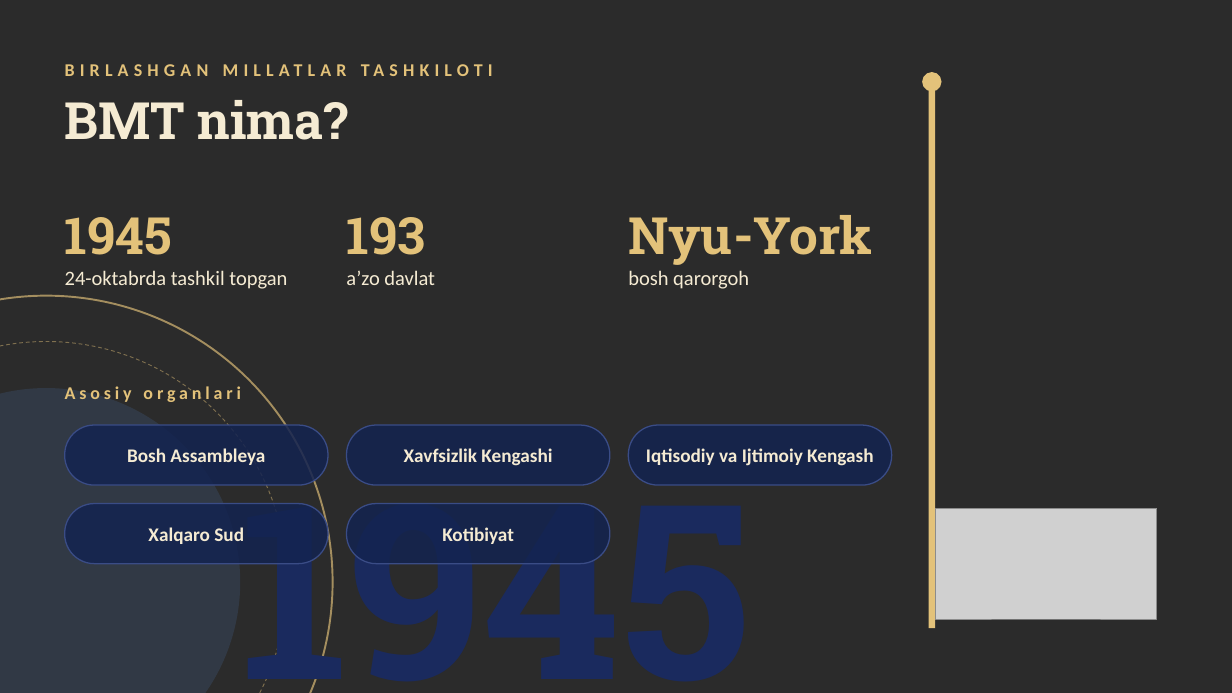
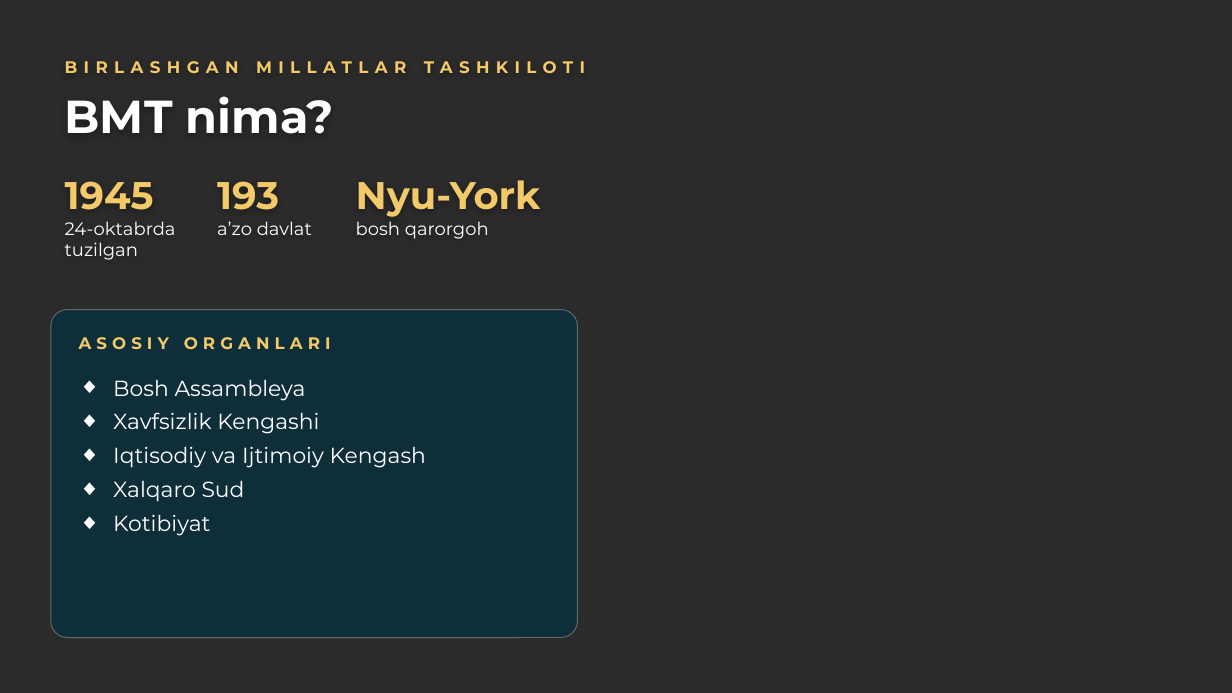
Before and after one commit to mmuhammadovv/mustaqil_ish_ay, a slide deck: slide 3 of alohida/BMT_himoya.pptx. Drawn at 1232x693 pixels with LibreOffice and Linux fonts; fonts in the diff are those of the drawing; grey boxes stand for pictures; background and template pictures are left out; a plain dark background stands for a picture behind light text. Boxes give left, top, right and bottom in pixels: in the first picture for what was removed or moved away, otherwise in the second. Text is boxed around its words. In the diff, an @@ line names an element or a change of style, - is before the commit and + after.

```diff
--- a/alohida/BMT_himoya.pptx
+++ b/alohida/BMT_himoya.pptx
@@ text "BIRLASHGAN MILLATLAR TASHKILOTI" at bbox=[65, 61, 585, 73]: size 14 to 13 pt, font Calibri to Montserrat, text colour #E3C27A to #F3C969, letter spacing 4 to 5 pt @@
@@ text "BMT nima?" at bbox=[65, 96, 334, 134]: size 40 to 36 pt, font Roboto Slab to Montserrat, text colour #F5EBD3 to #FFFFFF @@
@@ ellipse removed at bbox=[922, 72, 942, 91] @@
@@ rectangle removed at bbox=[929, 83, 935, 628] @@
@@ text "1945" at bbox=[65, 181, 176, 260]: vertical alignment middle to top @@
@@ text "1945": place and size @@
-text "1945" at bbox=[240, 456, 751, 693]
+text "1945" at bbox=[65, 181, 176, 260]
@@ text "193": place and size @@
-text "193" at bbox=[346, 217, 435, 285]
+text "193" at bbox=[217, 181, 312, 235]
@@ text "193" at bbox=[217, 181, 312, 235]: size 40 to 30 pt, font Roboto Slab to Montserrat, text colour #E3C27A to #F3C969 in "193"; size 16 to 14 pt, font Calibri to Montserrat, text colour #F5EBD3 to #FFFFFF in "aʼzo davlat" @@
@@ text "Nyu-York": place and size @@
-text "Nyu-York" at bbox=[628, 215, 872, 289]
+text "Nyu-York" at bbox=[356, 180, 541, 239]
@@ text "Nyu-York" at bbox=[356, 180, 541, 239]: size 40 to 30 pt, font Roboto Slab to Montserrat, text colour #E3C27A to #F3C969 in "Nyu-York"; size 16 to 14 pt, font Calibri to Montserrat, text colour #F5EBD3 to #FFFFFF in "bosh qarorgoh" @@
@@ text at bbox=[65, 181, 154, 210]: size 190 to 30 pt, font Roboto Slab to Montserrat, text colour #1A2A5E to #F3C969 in "1945" @@
@@ text at bbox=[65, 221, 176, 260]: paragraph added @@
+24-oktabrda tuzilgan
@@ text removed at bbox=[65, 217, 287, 289] @@
-1945
-24-oktabrda tashkil topgan
@@ ellipse removed at bbox=[0, 296, 333, 693] @@
@@ rounded rectangle added at bbox=[51, 310, 578, 638], fill #06303F at 78% opacity, outline #FFFFFF 0.75 pt @@
@@ ellipse removed at bbox=[0, 342, 287, 693] @@
@@ text at bbox=[79, 337, 331, 350]: text changed; size 14 to 13 pt; font Calibri to Montserrat; text colour #E3C27A to #F3C969 @@
-Asosiy organlari
+ASOSIY ORGANLARI
@@ text "ASOSIY ORGANLARI" at bbox=[79, 337, 331, 350]: vertical alignment middle to top @@
@@ ellipse removed at bbox=[0, 388, 240, 693] @@
@@ text added at bbox=[113, 379, 426, 536], 17 pt, text #FFFFFF @@
+◆ Bosh Assambleya
+◆ Xavfsizlik Kengashi
+◆ Iqtisodiy va Ijtimoiy Kengash
+◆ Xalqaro Sud
+◆ Kotibiyat
@@ rounded rectangle removed at bbox=[65, 425, 328, 485] @@
@@ text removed at bbox=[127, 448, 265, 465] @@
-Bosh Assambleya
@@ rounded rectangle removed at bbox=[347, 425, 610, 485] @@
@@ text removed at bbox=[404, 448, 552, 466] @@
-Xavfsizlik Kengashi
@@ rounded rectangle removed at bbox=[628, 425, 892, 485] @@
@@ text removed at bbox=[646, 448, 873, 466] @@
-Iqtisodiy va Ijtimoiy Kengash
@@ rounded rectangle removed at bbox=[65, 504, 328, 564] @@
@@ rounded rectangle removed at bbox=[347, 504, 610, 564] @@
@@ picture removed at bbox=[935, 508, 1157, 619] @@
@@ text removed at bbox=[148, 527, 244, 544] @@
-Xalqaro Sud
@@ text removed at bbox=[442, 527, 514, 544] @@
-Kotibiyat
```
Also in this commit, not shown: 8 other slides changed, 1 slide added, 12 other files.
